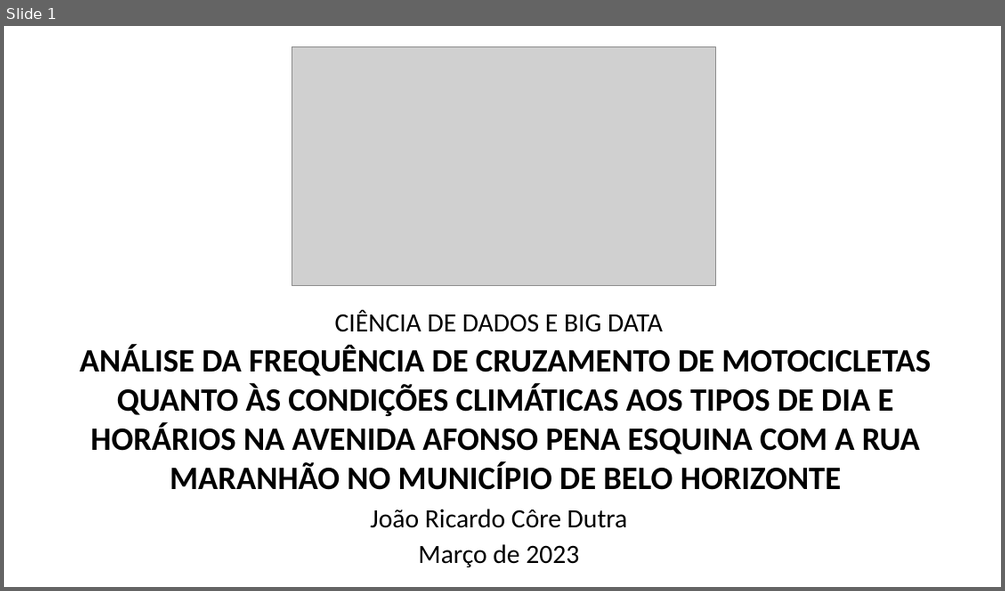
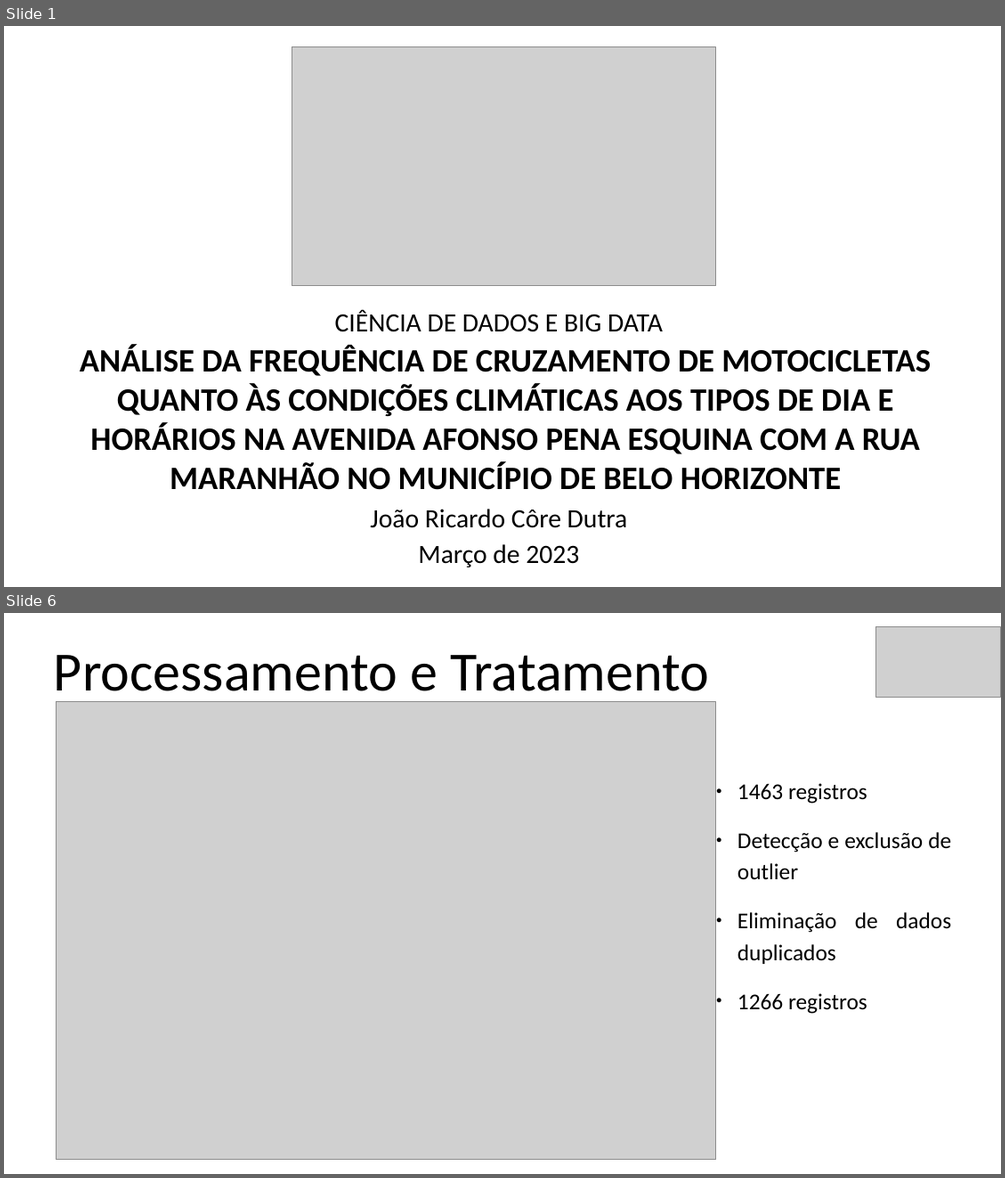
Before and after one commit to jrdutra/tcc_ciencia_de_dados_puc_minas, a slide deck: Apresentacao.odp. Shown one above the other, each under a label of ours: slide 1 before the commit, slides 1 and 6 after it; the slides between them are not shown. The pictures are 1005x591 and 1005x1178 pixels, drawn with LibreOffice and Linux fonts; fonts in the diff are those of the drawing; grey boxes stand for pictures. Boxes give left, top, right and bottom in pixels: in the first picture for what was removed or moved away, otherwise in the second. Text is boxed around its words. In the diff, an @@ line names an element or a change of style, - is before the commit and + after.

```diff
--- a/Apresentacao.odp
+++ b/Apresentacao.odp
@@ slide 6 added at (x1=4, y1=613, x2=1001, y2=1174), background #FFFFFF @@
@@ picture added at (x1=877, y1=627, x2=1001, y2=698) @@
@@ title added at (x1=54, y1=655, x2=709, y2=704), 44 pt, text #000000 @@
+Processamento e Tratamento
@@ picture added at (x1=57, y1=702, x2=717, y2=1159) @@
@@ text added at (x1=737, y1=783, x2=951, y2=1013), 18 pt, text #000000 @@
+● 1463 registros
+● Detecção e exclusão de outlier
+● Eliminação de dados duplicados
+● 1266 registros
```
Also in this commit, not shown: 15 other slides added, 1 slide removed, 3 other files.
